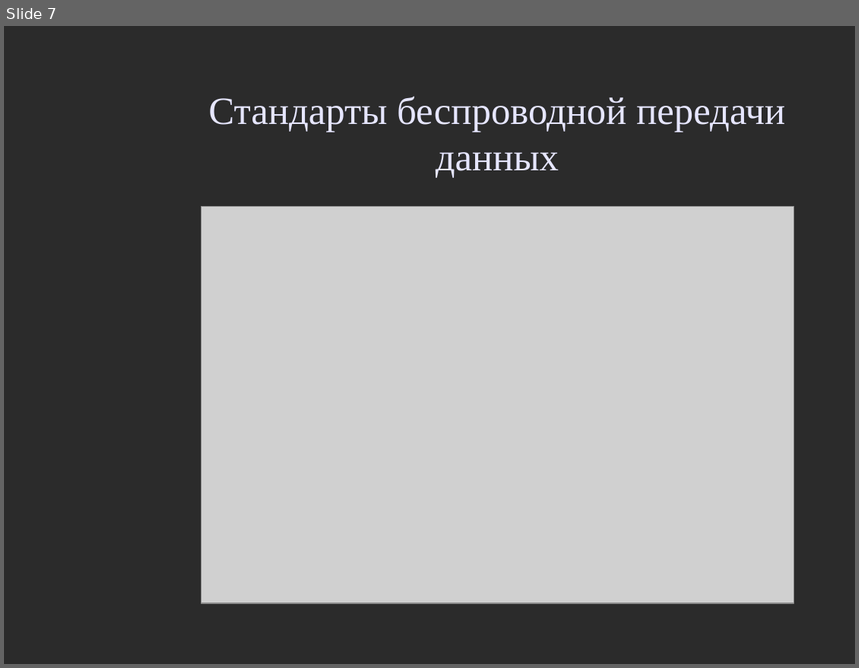
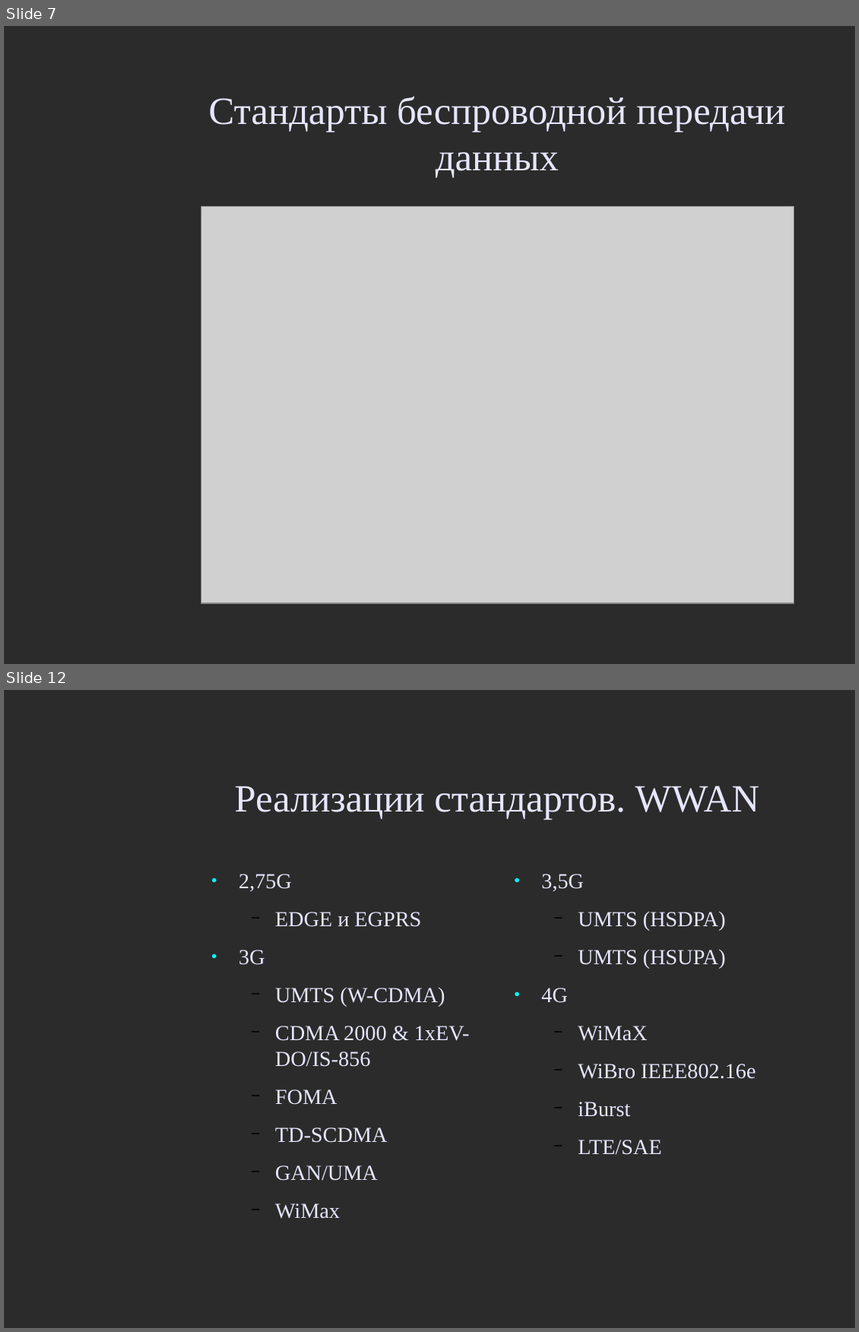
Before and after one commit to aeremenok/a-team-777, a slide deck: 10/smm/doc/eav_wireless.odp. Shown one above the other, each under a label of ours: slide 7 before the commit, slides 7 and 12 after it; the slides between them are not shown. The pictures are 859x668 and 859x1332 pixels, drawn with LibreOffice and Linux fonts; fonts in the diff are those of the drawing; grey boxes stand for pictures; background and template pictures are left out; a plain dark background stands for a picture behind light text. Boxes give left, top, right and bottom in pixels: in the first picture for what was removed or moved away, otherwise in the second. Text is boxed around its words. In the diff, an @@ line names an element or a change of style, - is before the commit and + after.

```diff
--- a/10/smm/doc/eav_wireless.odp
+++ b/10/smm/doc/eav_wireless.odp
@@ slide 12 added at (4, 690, 855, 1328), background picture (left out) @@
@@ title added at (234, 786, 760, 819), 36 pt, text #E6E6FF @@
+Реализации стандартов. WWAN
@@ text added at (239, 874, 470, 1219), 20 pt, text #E6E6FF @@
+● 2,75G
+  − EDGE и EGPRS
+● 3G
+  − UMTS (W-CDMA)
+  − CDMA 2000 & 1xEV-DO/IS-856
+  − FOMA
+  − TD-SCDMA
+  − GAN/UMA
+  − WiMax
@@ text added at (541, 874, 756, 1155), 20 pt, text #E6E6FF @@
+● 3,5G
+  − UMTS (HSDPA)
+  − UMTS (HSUPA)
+● 4G
+  − WiMaX
+  − WiBro IEEE802.16e
+  − iBurst
+  − LTE/SAE
```
Also in this commit, not shown: 1 slide changed, 37 other slides added, 1 other file.
